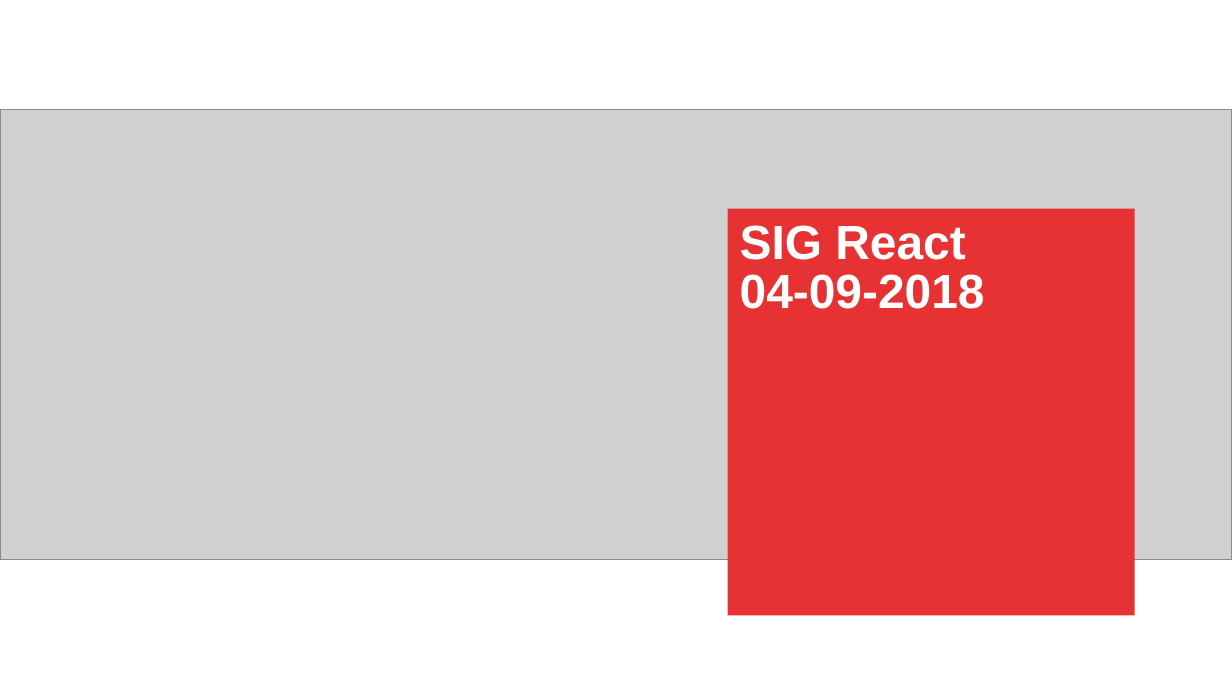
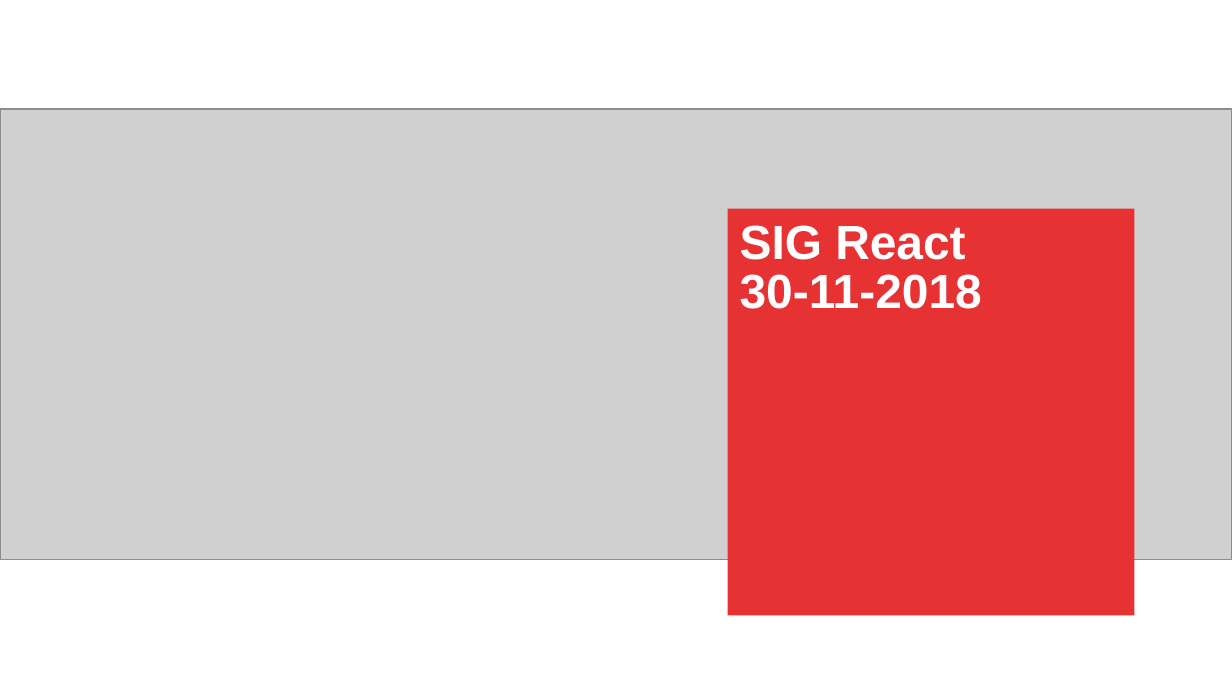
Before and after one commit to AMIS-Services/react-series, a slide deck: slide 1 of sig2/slides/SIG react 2.pptx. Drawn at 1232x693 pixels with LibreOffice and Linux fonts; fonts in the diff are those of the drawing; grey boxes stand for pictures; background and template pictures are left out. Boxes give left, top, right and bottom in pixels: in the first picture for what was removed or moved away, otherwise in the second. Text is boxed around its words. In the diff, an @@ line names an element or a change of style, - is before the commit and + after.

```diff
--- a/sig2/slides/SIG react 2.pptx
+++ b/sig2/slides/SIG react 2.pptx
@@ text in rectangle at bbox=[740, 225, 982, 309]: text changed @@
-SIG React
-04-09-2018
+SIG React
+30-11-2018
```
Also in this commit, not shown: 3 other slides changed, 21 other files.
